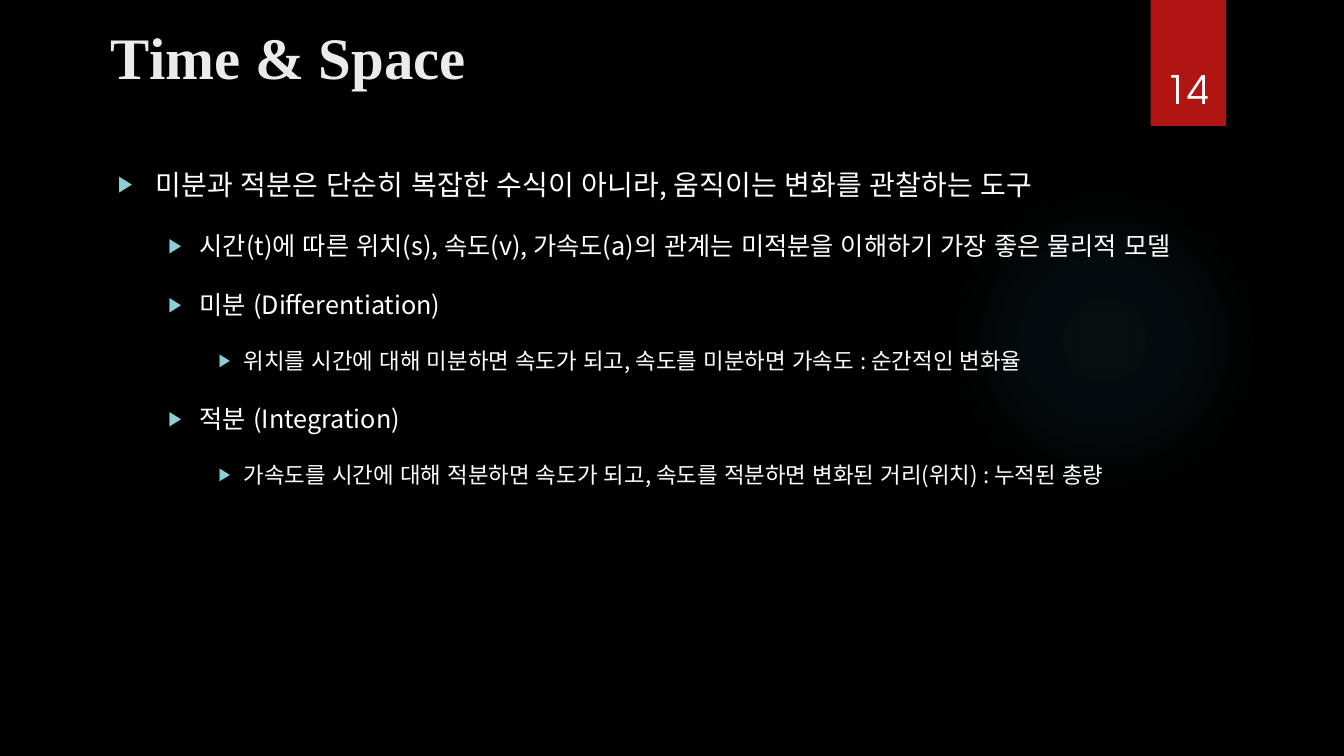
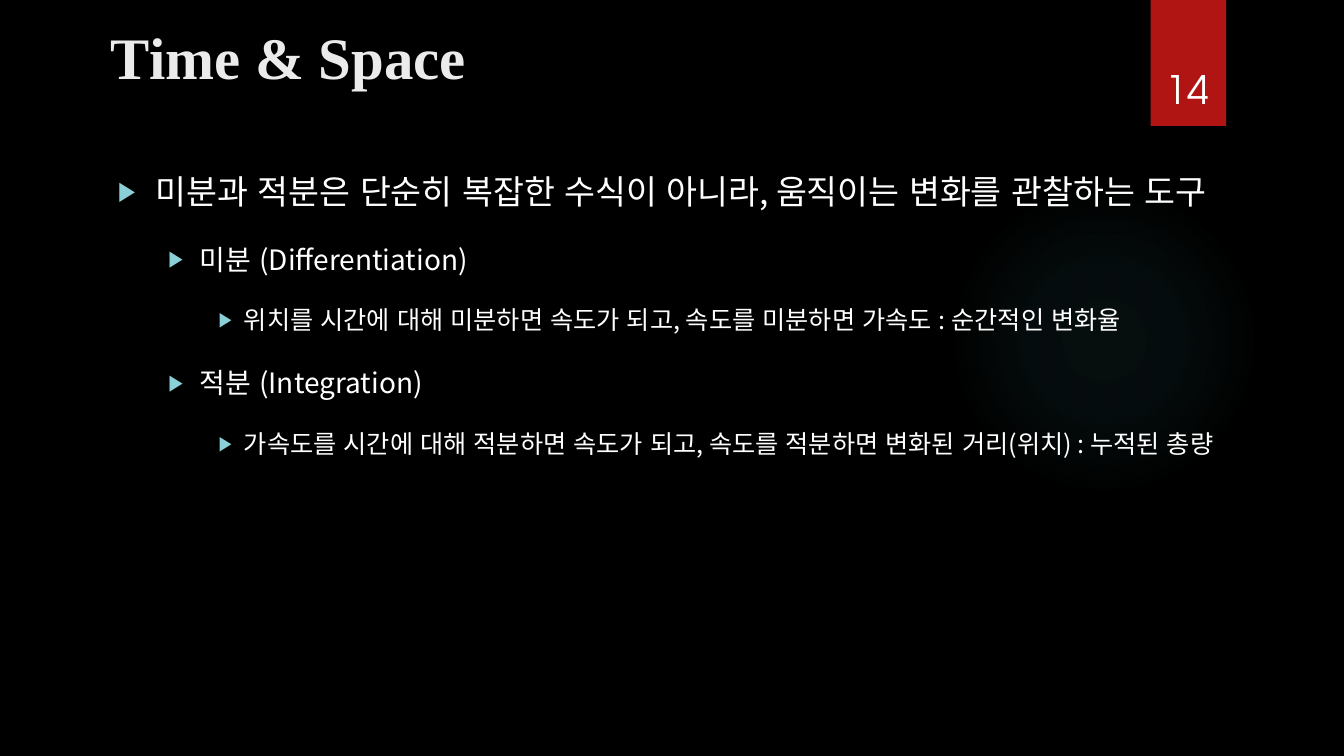
Before and after one commit to ancestor9/mathematics-for-machine-learning, a slide deck: slide 14 of Calculus/Calculus.pptx. Drawn at 1344x756 pixels with LibreOffice and Linux fonts; fonts in the diff are those of the drawing; background and template pictures are left out. Boxes give left, top, right and bottom in pixels: in the first picture for what was removed or moved away, otherwise in the second. Text is boxed around its words. In the diff, an @@ line names an element or a change of style, - is before the commit and + after.

```diff
--- a/Calculus/Calculus.pptx
+++ b/Calculus/Calculus.pptx
@@ text "미분과 적분은 단순히 복잡한 수식이 ..." at bbox=[156, 176, 1213, 458]: size 20 to 24 pt in "미분과 적분은 단순히 복잡한 수식이 아니라, 움직이는 ..."; size 18 to 20 pt in "미분 (Differentiation)", "적분 (Integration)"; size 16 to 18 pt in "위치를 시간에 대해 미분하면 속도가 되고, 속도를 ...", "가속도를 시간에 대해 적분하면 속도가 되고, 속도를 ..." @@
@@ text at bbox=[200, 234, 1170, 260]: paragraph removed @@
-  ▶ 시간(t)에 따른 위치(s), 속도(v), 가속도(a)의 관계는 미적분을 이해하기 가장 좋은 물리적 모델
```
Also in this commit, not shown: 9 other slides changed, 6 slides added, 1 slide removed.
